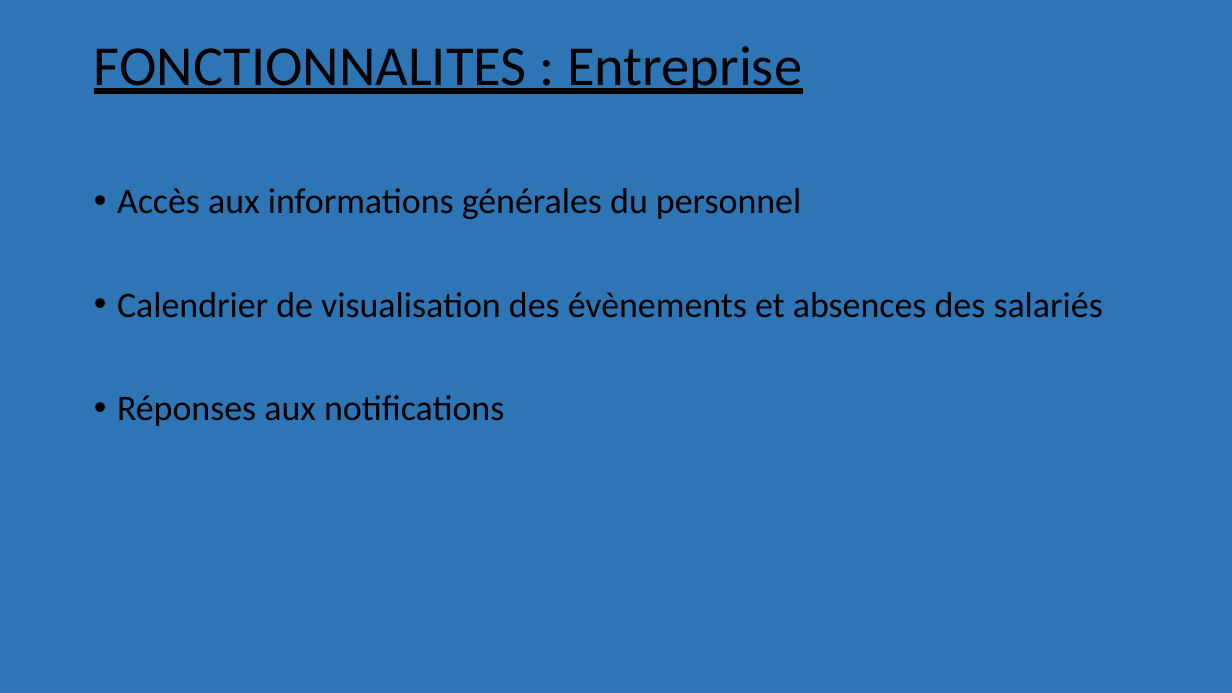
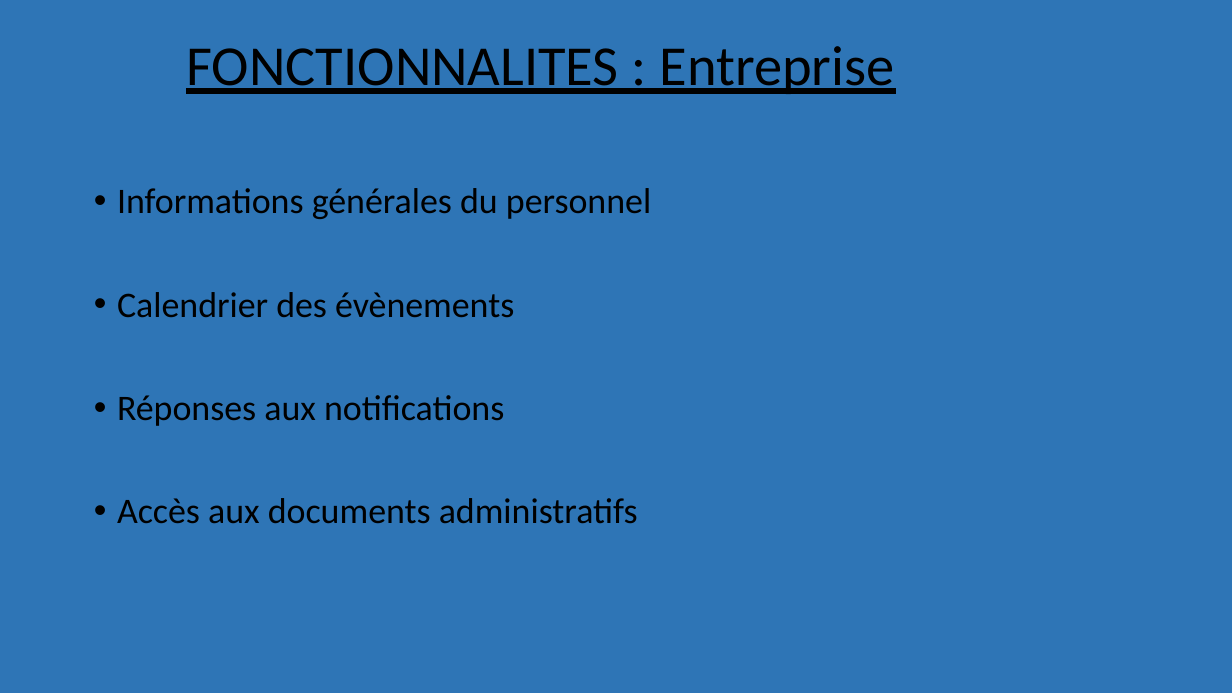
Before and after one commit to Nadia78/easyhr2, a slide deck: slide 7 of bdd/Easyhr.pptx. Drawn at 1232x693 pixels with LibreOffice and Linux fonts; fonts in the diff are those of the drawing. Boxes give left, top, right and bottom in pixels: in the first picture for what was removed or moved away, otherwise in the second. Text is boxed around its words. In the diff, an @@ line names an element or a change of style, - is before the commit and + after.

```diff
--- a/bdd/Easyhr.pptx
+++ b/bdd/Easyhr.pptx
@@ title "FONCTIONNALITES : Entreprise" moved from (x1=94, y1=46, x2=802, y2=94) to (x1=186, y1=46, x2=895, y2=94) @@
@@ text at (x1=117, y1=188, x2=651, y2=318): text changed @@
-• Accès aux informations générales du personnel
-• Calendrier de visualisation des évènements et absences des salariés
+• Informations générales du personnel
+• Calendrier des évènements
@@ text at (x1=117, y1=498, x2=638, y2=524): paragraph added @@
+• Accès aux documents administratifs
```
Also in this commit, not shown: 2 other slides changed, 2 other files.
